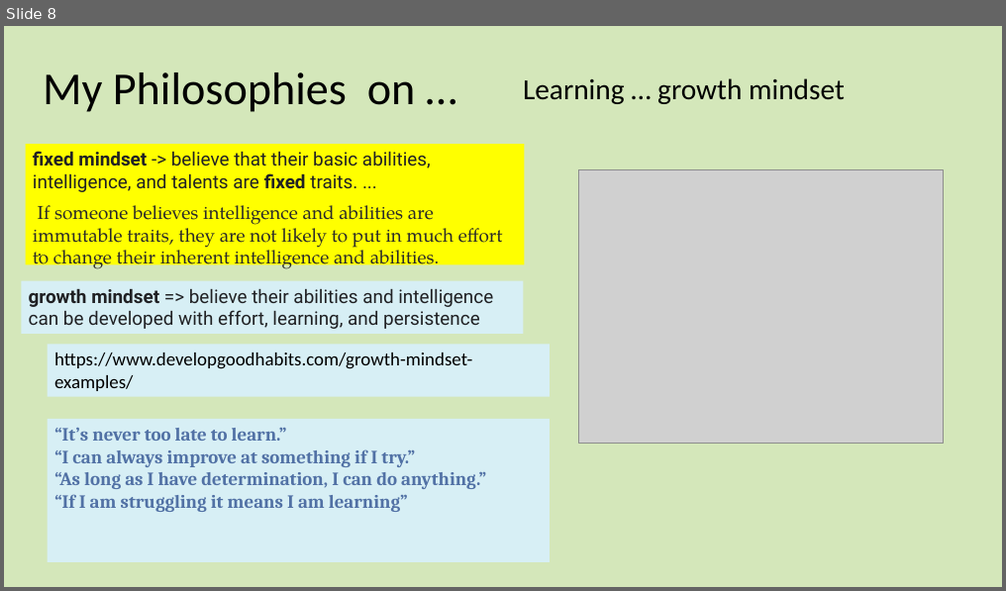
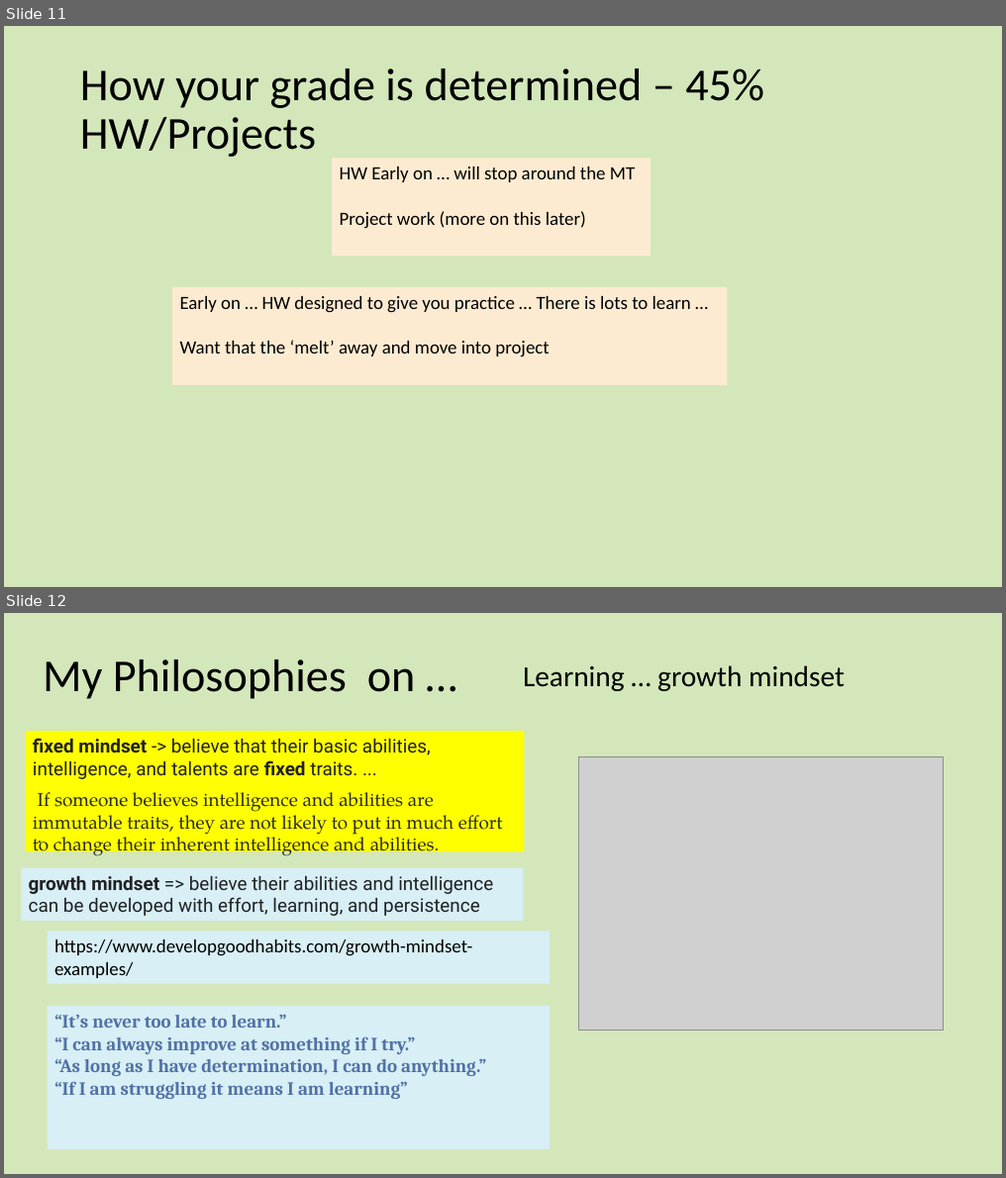
Before and after one commit to dlash02/CSC3510, a slide deck: CSC3510 S2021/Lectures/01IntroductionTo3510.pptx. Shown one above the other, each under a label of ours: slide 8 before the commit, slides 11 and 12 after it. The pictures are 1006x591 and 1006x1178 pixels, drawn with LibreOffice and Linux fonts; fonts in the diff are those of the drawing; grey boxes stand for pictures. Boxes give left, top, right and bottom in pixels: in the first picture for what was removed or moved away, otherwise in the second. Text is boxed around its words. In the diff, an @@ line names an element or a change of style, - is before the commit and + after.

```diff
--- a/CSC3510 S2021/Lectures/01IntroductionTo3510.pptx
+++ b/CSC3510 S2021/Lectures/01IntroductionTo3510.pptx
@@ slide 11 added at bbox=[4, 26, 1002, 587], background #D1E6B5 at 93% opacity @@
@@ title added at bbox=[80, 69, 764, 157], 44 pt, text #000000 @@
+How your grade is determined – 45% HW/Projects
@@ rectangle added at bbox=[332, 158, 650, 256], fill #FCEBD1, 18 pt, text #000000 @@
+HW Early on … will stop around the MT
+Project work (more on this later)
@@ rectangle added at bbox=[172, 287, 727, 385], fill #FCEBD1, 18 pt, text #000000 @@
+Early on … HW designed to give you practice … There is lots to learn …
+Want that the ‘melt’ away and move into project
@@ what was slide 8 is now slide 12 @@
```
Also in this commit, not shown: 1 slide changed, 4 other slides added, 1 slide removed, 4 other files.
